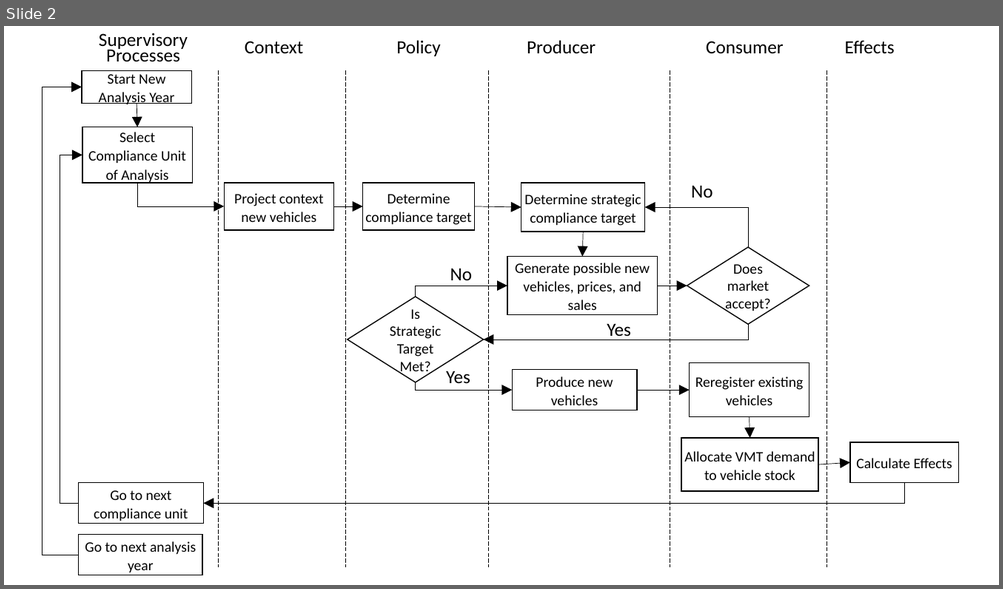
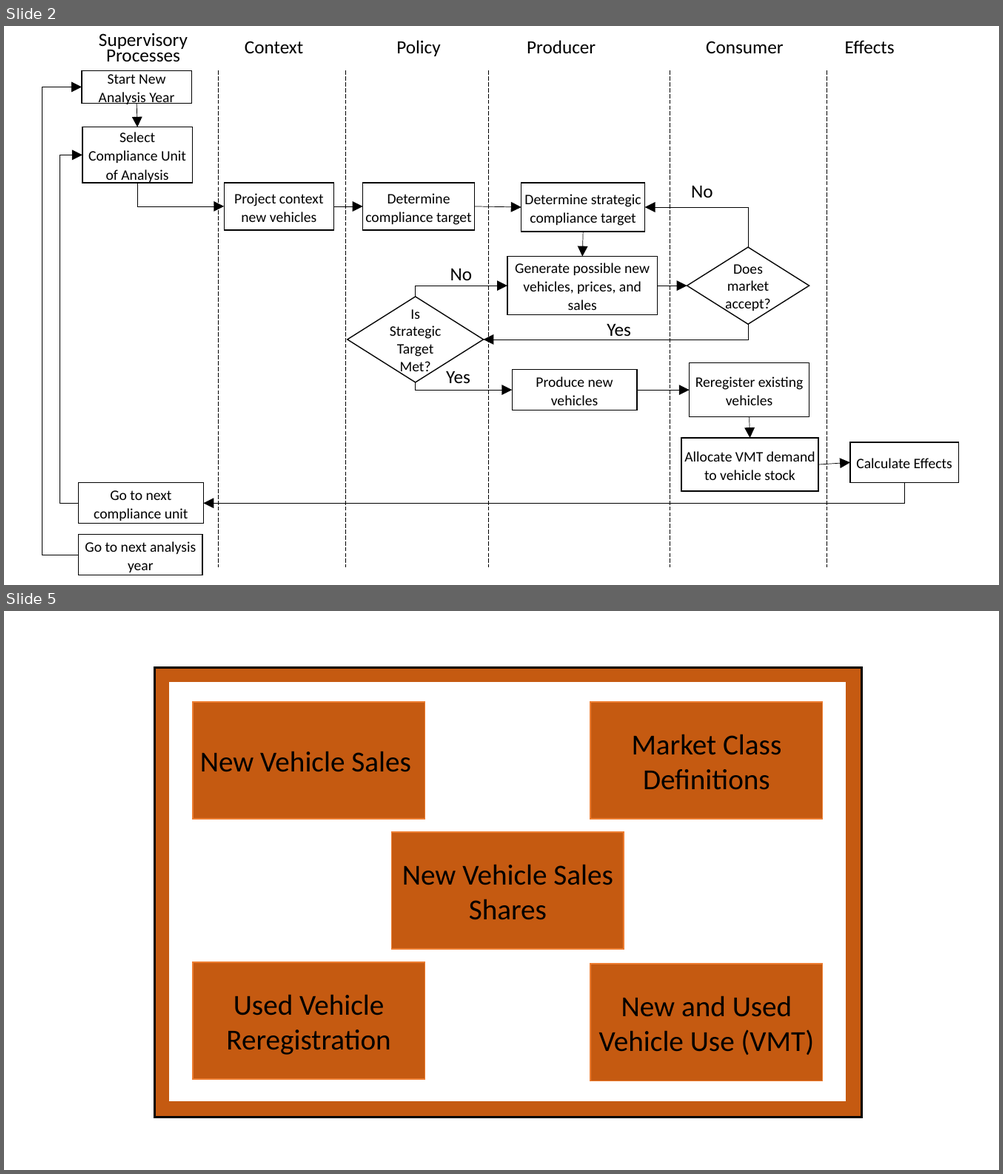
Before and after one commit to USEPA/EPA_OMEGA_Model, a slide deck: doc/source/_static/raw_figures.pptx. Shown one above the other, each under a label of ours: slide 2 before the commit, slides 2 and 5 after it; the slides between them are not shown. The pictures are 1003x589 and 1003x1174 pixels, drawn with LibreOffice and Linux fonts; fonts in the diff are those of the drawing. Boxes give left, top, right and bottom in pixels: in the first picture for what was removed or moved away, otherwise in the second. Text is boxed around its words. In the diff, an @@ line names an element or a change of style, - is before the commit and + after.

```diff
--- a/doc/source/_static/raw_figures.pptx
+++ b/doc/source/_static/raw_figures.pptx
@@ slide 5 added at bbox=[4, 611, 999, 1170], background #FFFFFF @@
@@ rectangle added at bbox=[155, 668, 862, 1118], outline #000000 2.25 pt @@
@@ rectangle added at bbox=[162, 675, 854, 1110], outline #C55A11 15 pt @@
@@ rectangle added at bbox=[193, 702, 425, 819], fill #C55A11, outline #ED7D31 1 pt, 28 pt, text #000000 @@
+New Vehicle Sales
@@ rectangle added at bbox=[590, 702, 822, 819], fill #C55A11, outline #ED7D31 1 pt, 28 pt, text #000000 @@
+Market Class Definitions
@@ rectangle added at bbox=[392, 832, 624, 949], fill #C55A11, outline #ED7D31 1 pt, 28 pt, text #000000 @@
+New Vehicle Sales Shares
@@ rectangle added at bbox=[193, 963, 425, 1079], fill #C55A11, outline #ED7D31 1 pt, 28 pt, text #000000 @@
+Used Vehicle Reregistration
@@ rectangle added at bbox=[590, 964, 822, 1081], fill #C55A11, outline #ED7D31 1 pt, 28 pt, text #000000 @@
+New and Used Vehicle Use (VMT)
```
Also in this commit, not shown: 1 slide changed, 4 other slides added, 5 other files.
